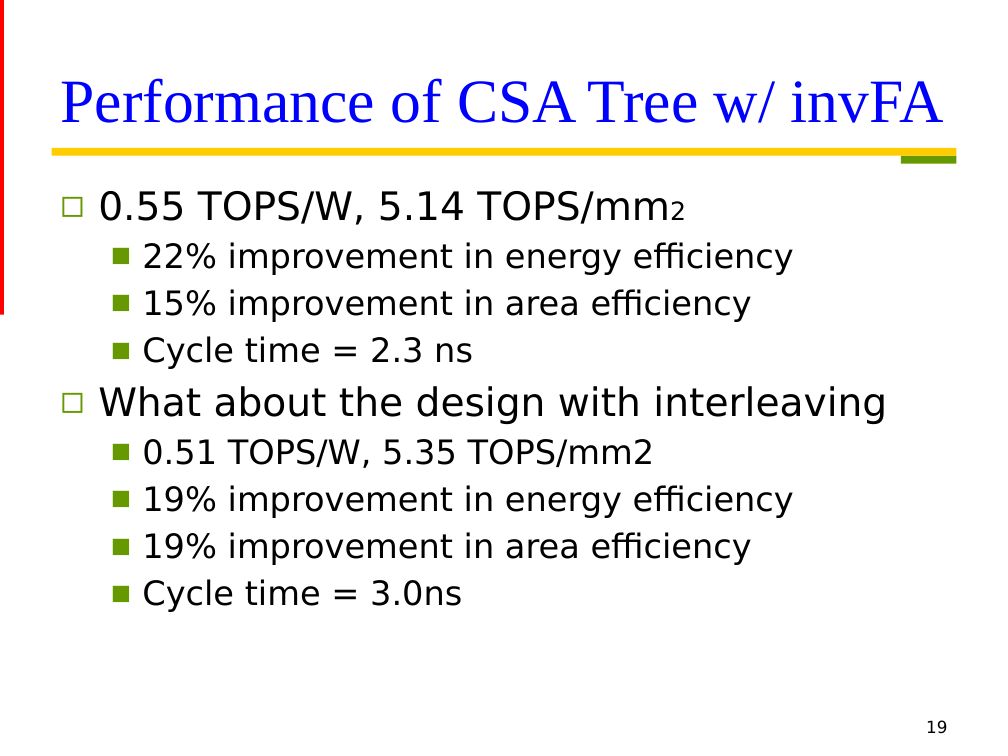
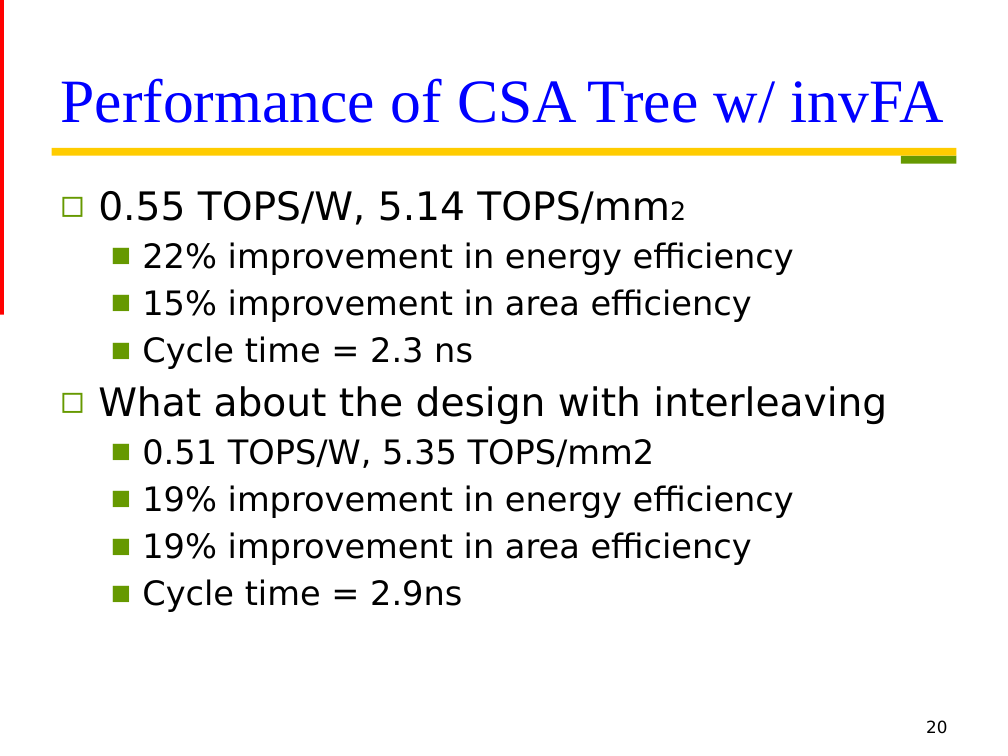
Before and after one commit to Oniontow/TTLiu_Project, a slide deck: slide 20 of tree/new_wood.pptx (slide 19 before the commit). Drawn at 1008x756 pixels with LibreOffice and Linux fonts; fonts in the diff are those of the drawing. Boxes give left, top, right and bottom in pixels: in the first picture for what was removed or moved away, otherwise in the second. Text is boxed around its words. In the diff, an @@ line names an element or a change of style, - is before the commit and + after.

```diff
--- a/tree/new_wood.pptx
+++ b/tree/new_wood.pptx
@@ text at [142, 579, 462, 612]: text changed @@
-  ■ Cycle time = 3.0ns
+  ■ Cycle time = 2.9ns
@@ page number at [926, 720, 947, 734]: text changed @@
-19
+20
```
Also in this commit, not shown: 4 other slides changed, 1 slide added, 2 other files.
